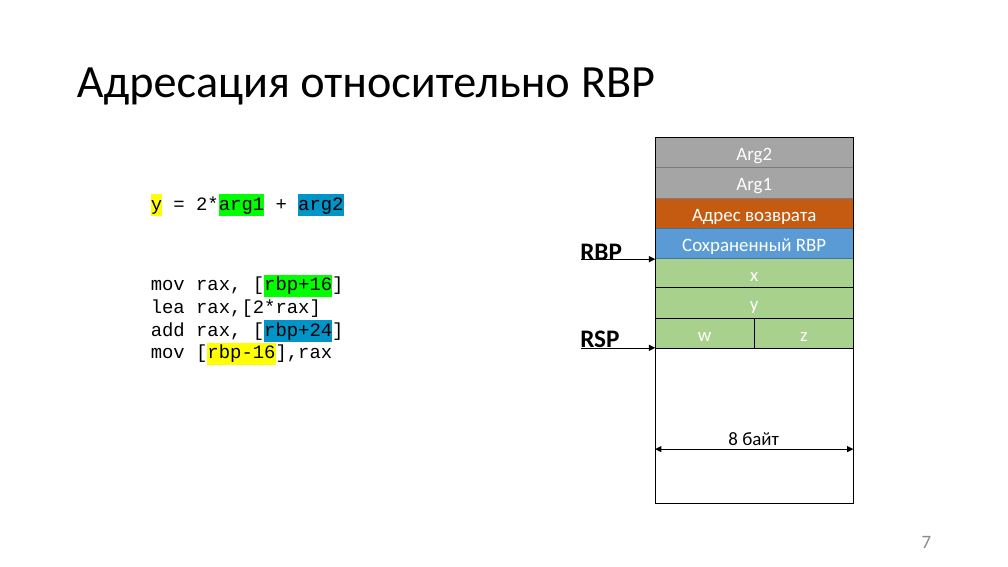
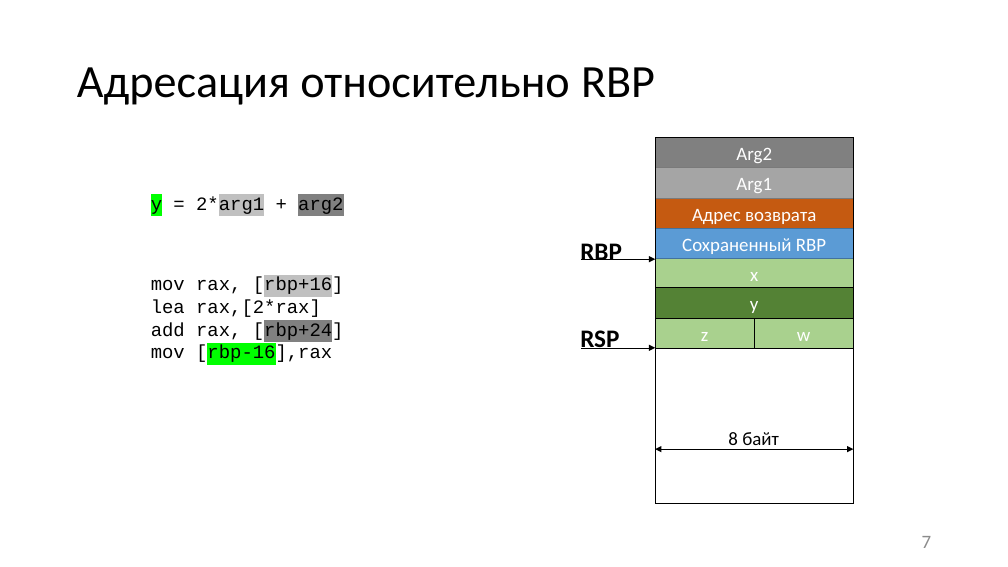
Before and after one commit to itsecd/low-level-programming, a slide deck: slide 7 of Lectures/3.Calling_conventions/Lecture3.pptx. Drawn at 1008x567 pixels with LibreOffice and Linux fonts; fonts in the diff are those of the drawing. Boxes give left, top, right and bottom in pixels: in the first picture for what was removed or moved away, otherwise in the second. Text is boxed around its words. In the diff, an @@ line names an element or a change of style, - is before the commit and + after.

```diff
--- a/Lectures/3.Calling_conventions/Lecture3.pptx
+++ b/Lectures/3.Calling_conventions/Lecture3.pptx
@@ rectangle "Arg2" at bbox=[656, 138, 854, 168]: fill #A5A5A5 to #808080 @@
@@ text "y = 2*arg1 + arg2" at bbox=[151, 196, 343, 215]: highlight #FFFF00 to #00FF00 in "y"; highlight #00FF00 to #C0C0C0 in "2*arg1"; highlight #0094C8 to #808080 in "arg2" @@
@@ text at bbox=[151, 277, 344, 364]: highlight #00FF00 to #C0C0C0 in "[rbp+16]"; highlight #0094C8 to #808080 in "[rbp+24]"; highlight #FFFF00 to #00FF00 in "[rbp-16],rax" @@
@@ rectangle "y" at bbox=[656, 288, 854, 318]: fill #A9D18E to #548235 @@
@@ rectangle "z": place and size @@
-rectangle "z" at bbox=[755, 318, 854, 349]
+rectangle "z" at bbox=[656, 318, 755, 349]
@@ rectangle "w": place and size @@
-rectangle "w" at bbox=[656, 318, 755, 349]
+rectangle "w" at bbox=[755, 318, 854, 349]
```
Also in this commit, not shown: 17 other slides changed, 1 slide added, 9 other files.
